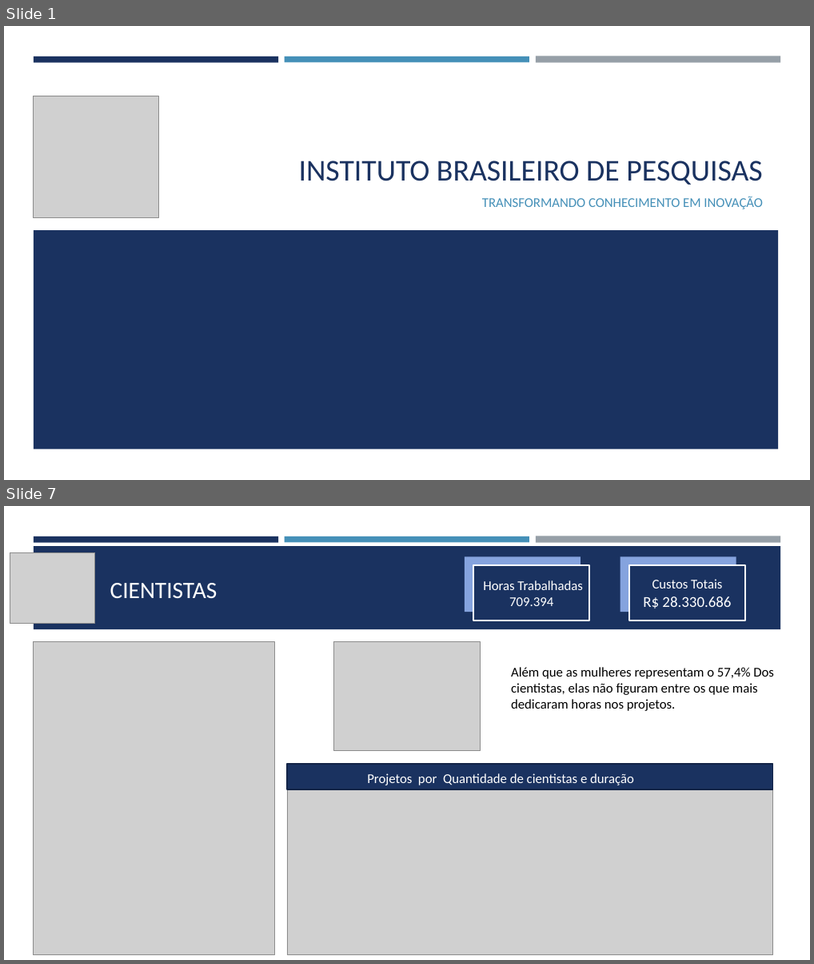
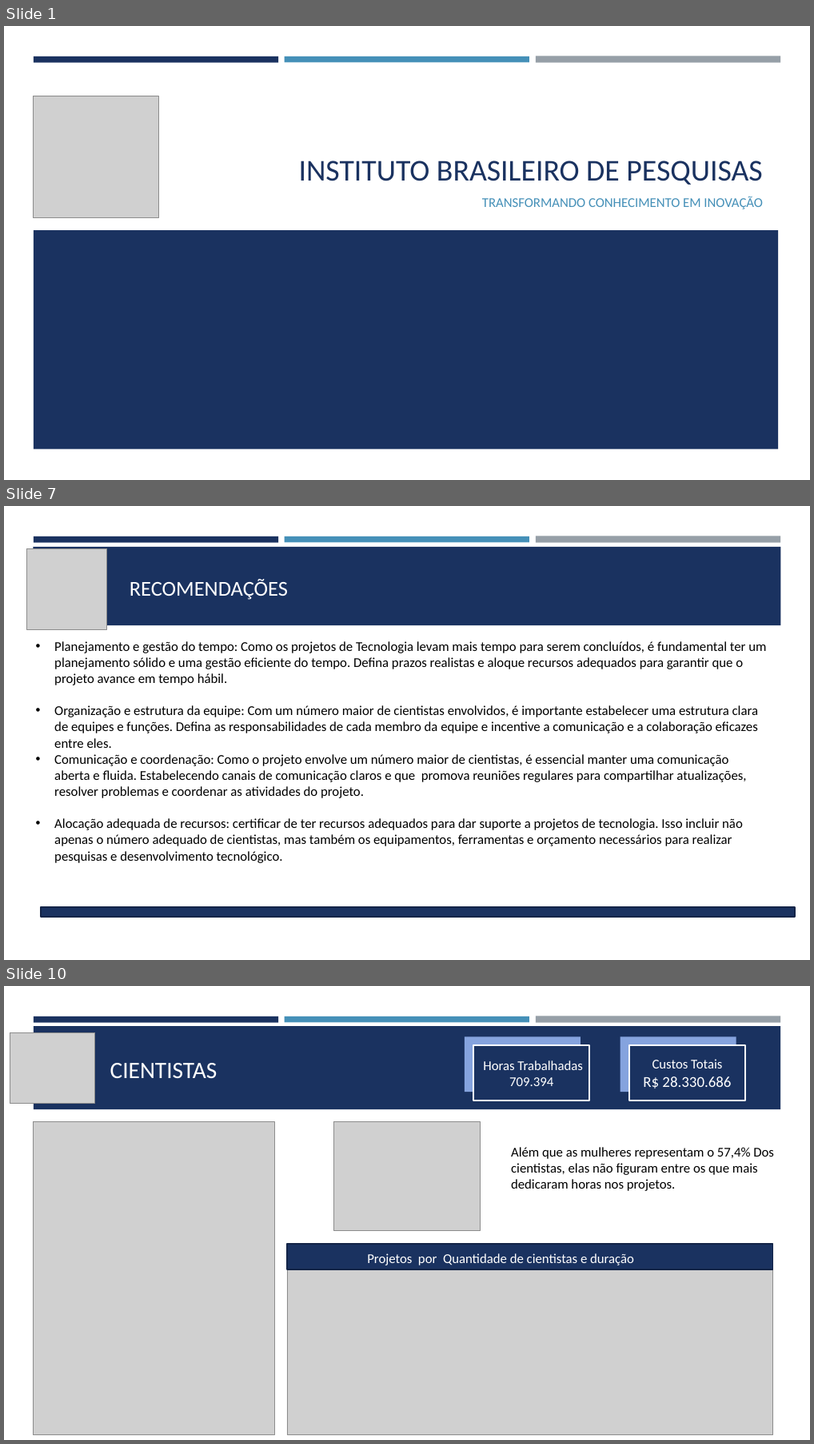
Before and after one commit to ausentes/projectositetoti, a slide deck: Relatorio Toti Cientistas.pptm. Shown one above the other, each under a label of ours: slides 1 and 7 before the commit, slides 1, 7 and 10 after it; the slides between them are not shown. The pictures are 814x964 and 814x1444 pixels, drawn with LibreOffice and Linux fonts; fonts in the diff are those of the drawing; grey boxes stand for pictures. Boxes give left, top, right and bottom in pixels: in the first picture for what was removed or moved away, otherwise in the second. Text is boxed around its words. In the diff, an @@ line names an element or a change of style, - is before the commit and + after.

```diff
--- a/Relatorio Toti Cientistas.pptm
+++ b/Relatorio Toti Cientistas.pptm
@@ slide 7 added at (x1=4, y1=506, x2=810, y2=960), background #FFFFFF; not listed: 3 template elements that a slide beside it also shows @@
@@ picture added at (x1=27, y1=548, x2=107, y2=629) @@
@@ rectangle added at (x1=33, y1=547, x2=782, y2=625), fill #1A3260 @@
@@ title added at (x1=130, y1=579, x2=288, y2=600), 25.2 pt, text #FFFFFF @@
+RECOMENDAÇÕES
@@ text added at (x1=54, y1=641, x2=766, y2=863), 16 pt, text #000000 @@
+• Planejamento e gestão do tempo: Como os projetos de Tecnologia levam mais tempo para serem concluídos, é fundamental ter um planejamento sólido e uma gestão eficiente do tempo. Defina prazos realistas e aloque recursos adequados para garantir que o projeto avance em tempo hábil.
+• Organização e estrutura da equipe: Com um número maior de cientistas envolvidos, é importante estabelecer uma estrutura clara de equipes e funções. Defina as responsabilidades de cada membro da equipe e incentive a comunicação e a colaboração eficazes entre eles.
+• Comunicação e coordenação: Como o projeto envolve um número maior de cientistas, é essencial manter uma comunicação aberta e fluida. Estabelecendo canais de comunicação claros e que promova reuniões regulares para compartilhar atualizações, resolver problemas e coordenar as atividades do projeto.
+• Alocação adequada de recursos: certificar de ter recursos adequados para dar suporte a projetos de tecnologia. Isso incluir não apenas o número adequado de cientistas, mas também os equipamentos, ferramentas e orçamento necessários para realizar pesquisas e desenvolvimento tecnológico.
@@ rectangle added at (x1=41, y1=907, x2=796, y2=916), fill #1A3260, outline #132547 1.75 pt @@
@@ what was slide 7 is now slide 10 @@
```
Also in this commit, not shown: 4 slides changed, 5 other slides added, 2 slides removed.
